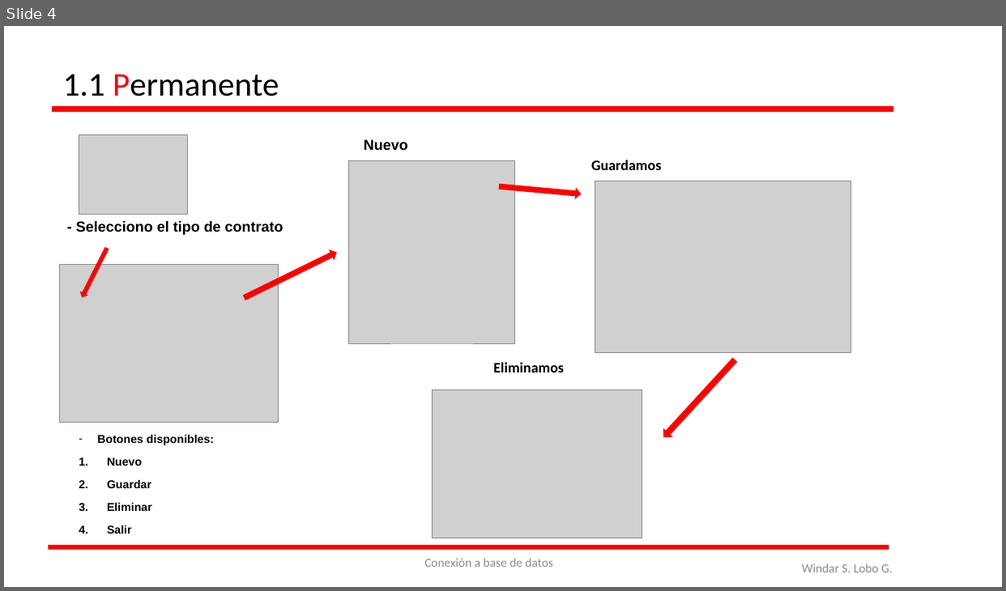
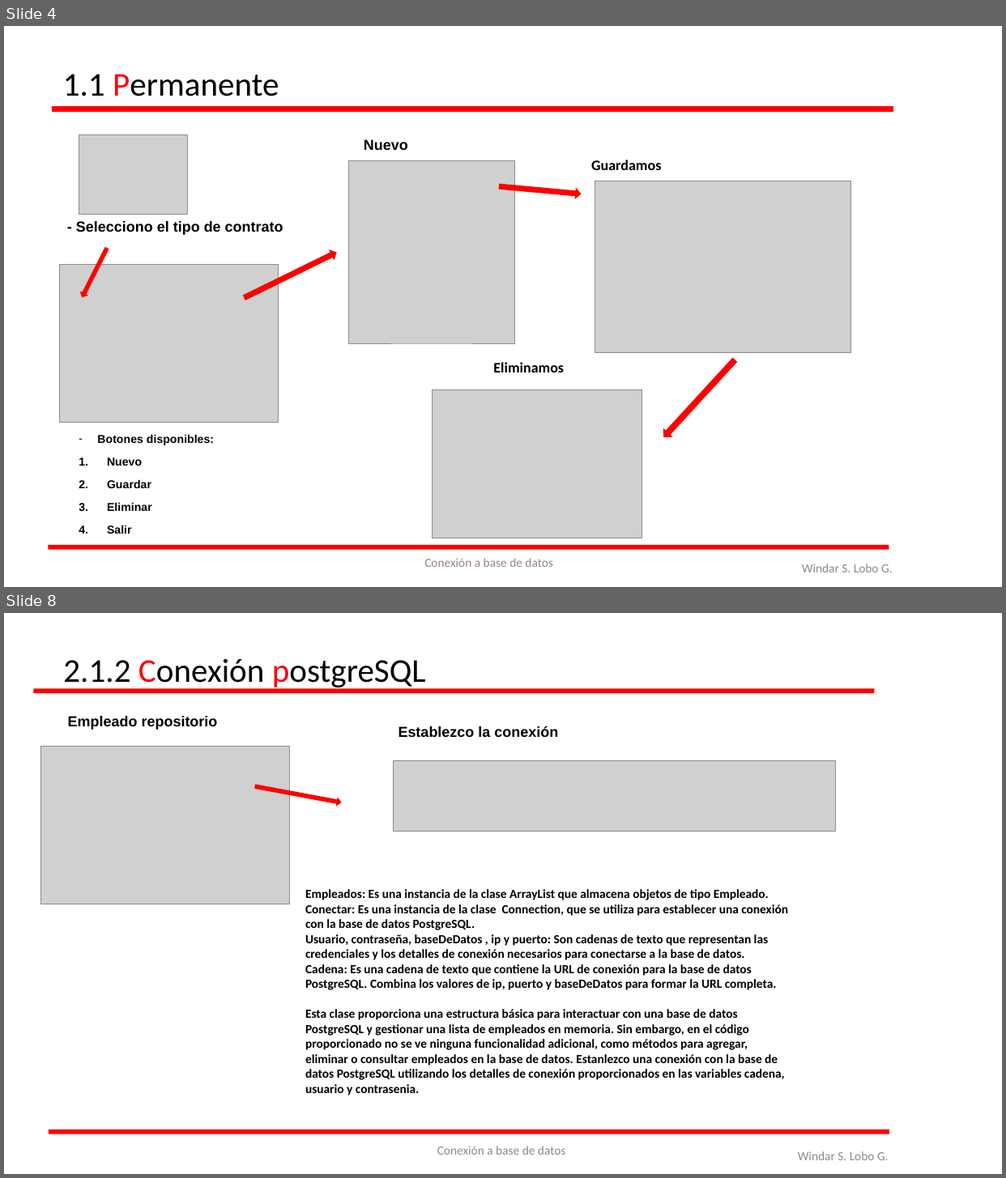
Before and after one commit to WindaLobo/Programacion, a slide deck: Programacion_3_Evaluacion/ConexionSql/BaseDeDatos.pptx. Shown one above the other, each under a label of ours: slide 4 before the commit, slides 4 and 8 after it; the slides between them are not shown. The pictures are 1006x591 and 1006x1178 pixels, drawn with LibreOffice and Linux fonts; fonts in the diff are those of the drawing; grey boxes stand for pictures. Boxes give left, top, right and bottom in pixels: in the first picture for what was removed or moved away, otherwise in the second. Text is boxed around its words. In the diff, an @@ line names an element or a change of style, - is before the commit and + after.

```diff
--- a/Programacion_3_Evaluacion/ConexionSql/BaseDeDatos.pptx
+++ b/Programacion_3_Evaluacion/ConexionSql/BaseDeDatos.pptx
@@ slide 8 added at box(4, 613, 1002, 1174), background #FFFFFF @@
@@ text added at box(63, 658, 426, 691), 32 pt, text #000000 @@
+2.1.2 Conexión postgreSQL
@@ rectangle added at box(33, 688, 874, 693), fill #FF0000 @@
@@ text added at box(68, 716, 218, 730), 14 pt, text #000000, bold @@
+Empleado repositorio
@@ text added at box(398, 726, 558, 737), 14 pt, text #000000, bold @@
+Establezco la conexión
@@ picture added at box(41, 747, 290, 904) @@
@@ picture added at box(394, 761, 837, 831) @@
@@ right arrow added at box(255, 783, 342, 806), fill #FF0000, outline #FF0000 1 pt @@
@@ text added at box(305, 889, 788, 1096), 12 pt, text #000000, bold @@
+Empleados: Es una instancia de la clase ArrayList que almacena objetos de tipo Empleado.
+Conectar: Es una instancia de la clase Connection, que se utiliza para establecer una conexión con la base de datos PostgreSQL.
+Usuario, contraseña, baseDeDatos , ip y puerto: Son cadenas de texto que representan las credenciales y los detalles de conexión necesarios para conectarse a la base de datos.
+Cadena: Es una cadena de texto que contiene la URL de conexión para la base de datos PostgreSQL. Combina los valores de ip, puerto y baseDeDatos para formar la URL completa.
+Esta clase proporciona una estructura básica para interactuar con una base de datos PostgreSQL y gestionar una lista de empleados en memoria. Sin embargo, en el código proporcionado no se ve ninguna funcionalidad adicional, como métodos para agregar, eliminar o consultar empleados en la base de datos. Estanlezco una conexión con la base de datos PostgreSQL utilizando los detalles de conexión proporcionados en las variables cadena, usuario y contrasenia.
@@ rectangle added at box(49, 1130, 889, 1134), fill #FF0000 @@
@@ text added at box(437, 1146, 565, 1155), 12 pt, text #8C8C8C @@
+Conexión a base de datos
@@ text added at box(798, 1152, 889, 1161), 12 pt, text #8C8C8C @@
+Windar S. Lobo G.
```
Also in this commit, not shown: 8 slides changed, 7 other slides added, 1 slide removed.
